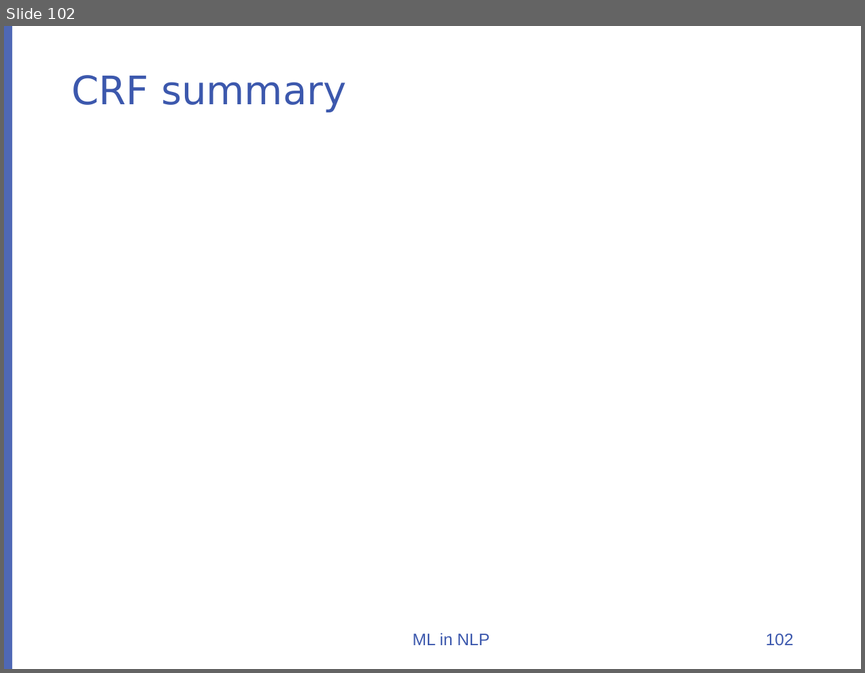
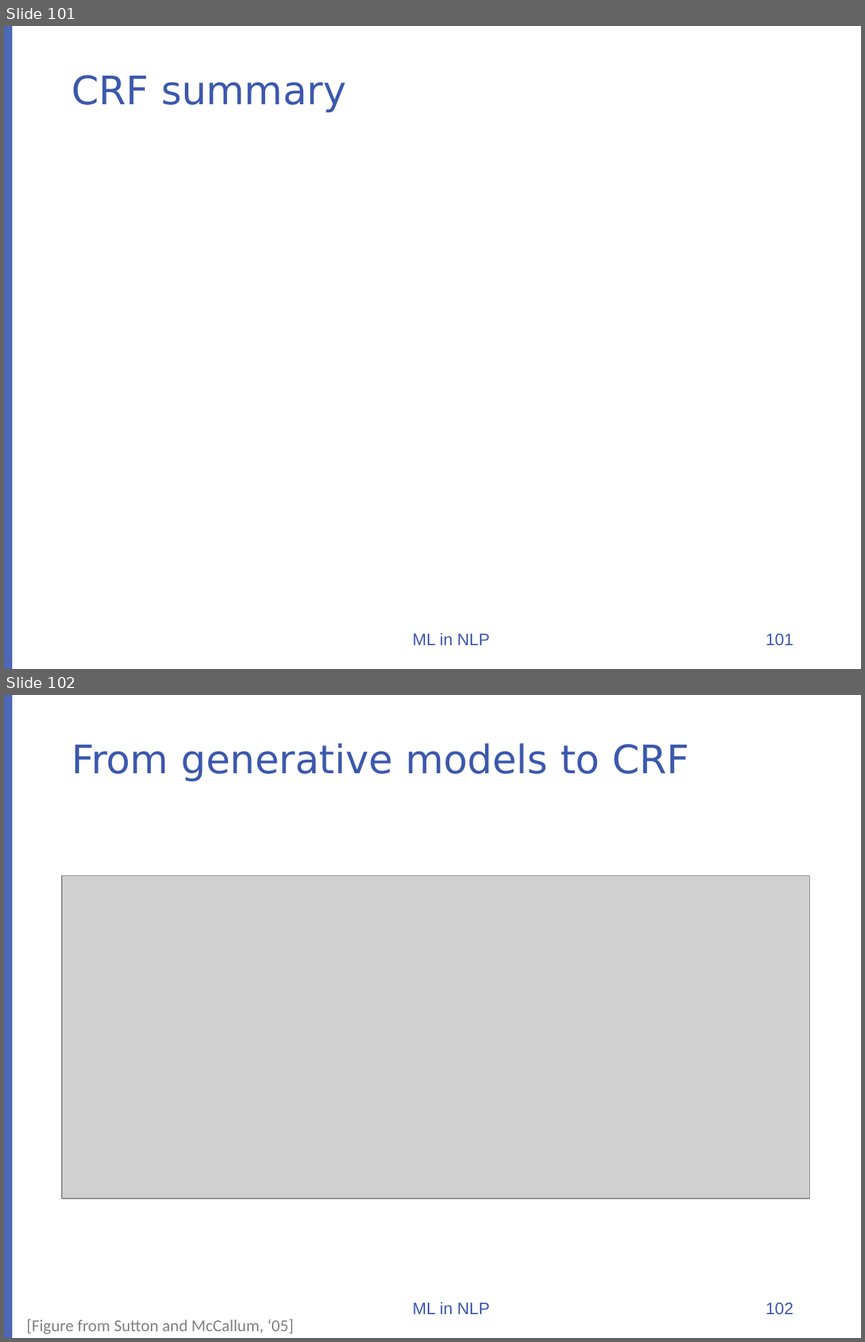
Before and after one commit to uclanlp/CS269-17, a slide deck: slides/CS269-04.pptx. Shown one above the other, each under a label of ours: slide 102 before the commit, slides 101 and 102 after it. The pictures are 865x673 and 865x1342 pixels, drawn with LibreOffice and Linux fonts; fonts in the diff are those of the drawing; grey boxes stand for pictures; background and template pictures are left out. Boxes give left, top, right and bottom in pixels: in the first picture for what was removed or moved away, otherwise in the second. Text is boxed around its words. In the diff, an @@ line names an element or a change of style, - is before the commit and + after.

```diff
--- a/slides/CS269-04.pptx
+++ b/slides/CS269-04.pptx
@@ slide 102 added at (4, 695, 861, 1338), background #FFFFFF; not listed: 1 template element that a slide beside it also shows @@
@@ title added at (71, 743, 689, 781), 33 pt, text #3C58AD @@
+From generative models to CRF
@@ picture added at (61, 876, 809, 1199) @@
@@ text added at (413, 1302, 490, 1314), 14 pt, text #3C58AD @@
+ML in NLP
@@ page number added at (766, 1302, 793, 1314), 14 pt, text #3C58AD @@
+102
@@ text added at (26, 1319, 293, 1334), 14 pt, text #808080 @@
+[Figure from Sutton and McCallum, ‘05]
@@ what was slide 102 is now slide 101 @@
@@ page number at (766, 633, 793, 645): text changed @@
-102
+101
```
Also in this commit, not shown: 4 slides changed, 8 other slides added, 2 slides removed, 1 other file.
